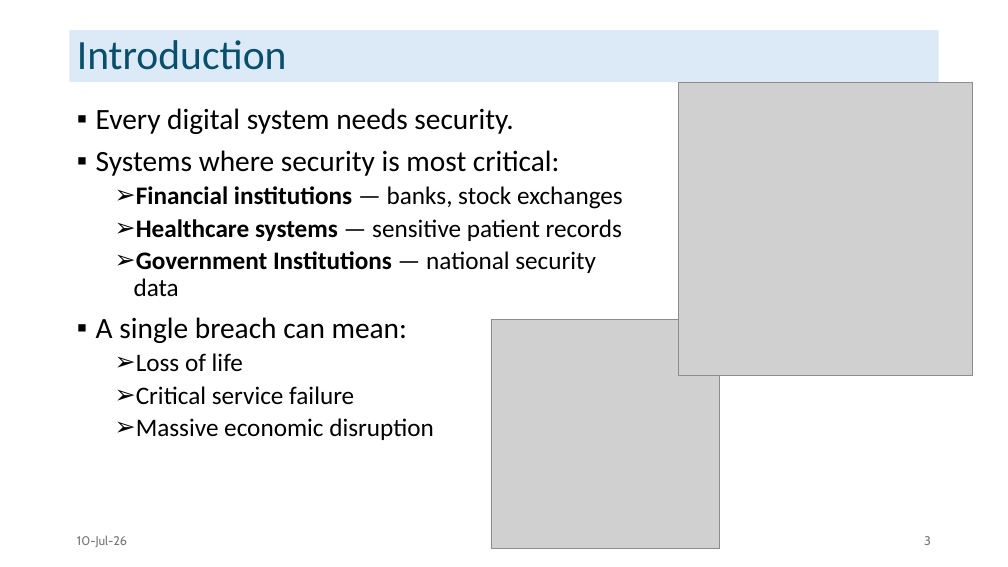
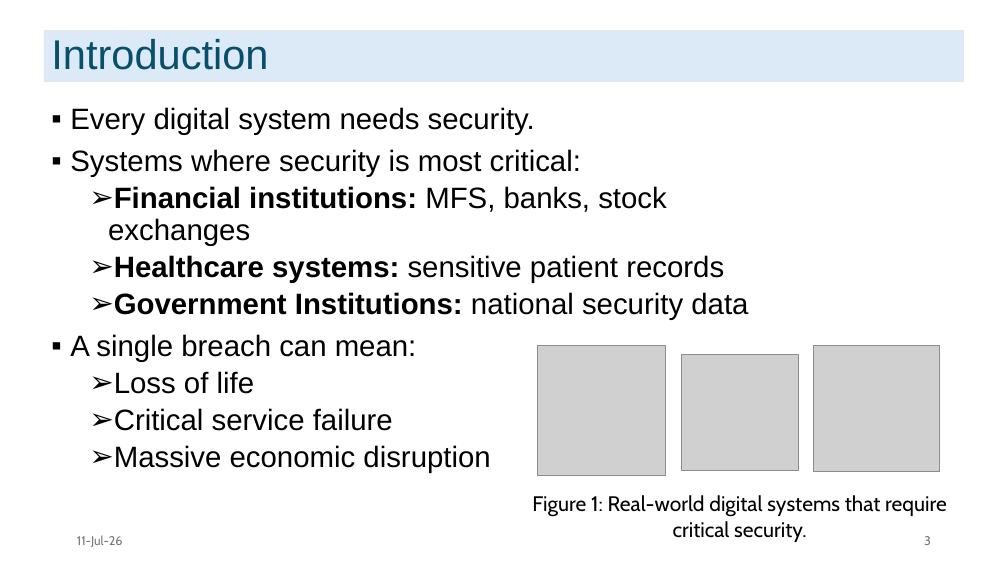
Before and after one commit to faiyaz103/adaptive-data-access-framework, a slide deck: slide 3 of report/main/2007103.pptx. Drawn at 1008x567 pixels with LibreOffice and Linux fonts; fonts in the diff are those of the drawing; grey boxes stand for pictures. Boxes give left, top, right and bottom in pixels: in the first picture for what was removed or moved away, otherwise in the second. Text is boxed around its words. In the diff, an @@ line names an element or a change of style, - is before the commit and + after.

```diff
--- a/report/main/2007103.pptx
+++ b/report/main/2007103.pptx
@@ title "Introduction": place and size @@
-title "Introduction" at [70, 30, 939, 82]
+title "Introduction" at [44, 30, 964, 82]
@@ title "Introduction" at [44, 30, 964, 82]: font Calibri to Arial @@
@@ picture removed at [679, 82, 972, 376] @@
@@ text "Every digital system needs security.": place and size @@
-text "Every digital system needs security." at [96, 108, 623, 440]
+text "Every digital system needs security." at [70, 107, 748, 473]
@@ text at [70, 107, 581, 473]: font Calibri to Arial in "Every digital system needs security.", "Systems where security is most critical:", "A single breach can mean:", "Loss of life" and 2 more places; size 24 to 28 pt in "Loss of life", "Critical service failure", "Massive economic disruption" @@
@@ text at [108, 186, 748, 320]: text changed; size 24 to 28 pt; font Calibri to Arial @@
-  ➢ Financial institutions — banks, stock exchanges
-  ➢ Healthcare systems — sensitive patient records
-  ➢ Government Institutions — national security data
+  ➢ Financial institutions: MFS, banks, stock exchanges
+  ➢ Healthcare systems: sensitive patient records
+  ➢ Government Institutions: national security data
@@ picture removed at [491, 319, 720, 548] @@
@@ picture added at [538, 346, 666, 476] @@
@@ picture added at [681, 355, 799, 470] @@
@@ picture added at [814, 346, 940, 472] @@
@@ text added at [532, 495, 947, 542], 20 pt, text #000000 @@
+Figure 1: Real-world digital systems that require critical security.
@@ text at [77, 535, 123, 547]: text changed @@
-10-Jul-26
+11-Jul-26
```
Also in this commit, not shown: 32 other slides changed, 1 slide added, 2 slides removed.
